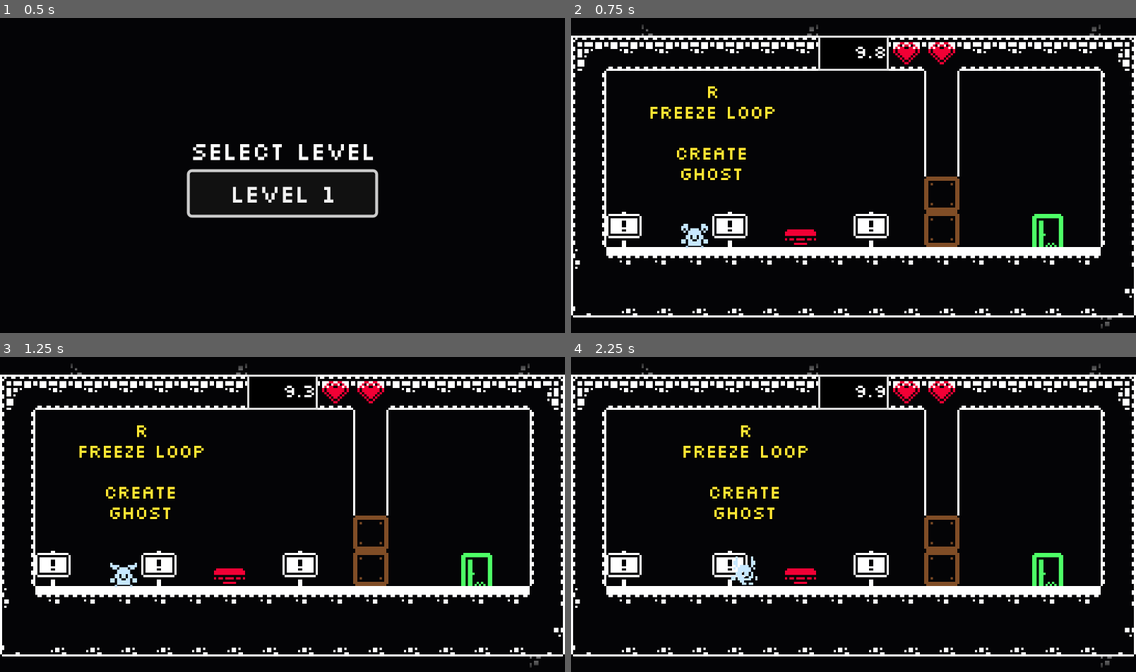
Above: before the commit, frames 1-4 (two rows, left to right).
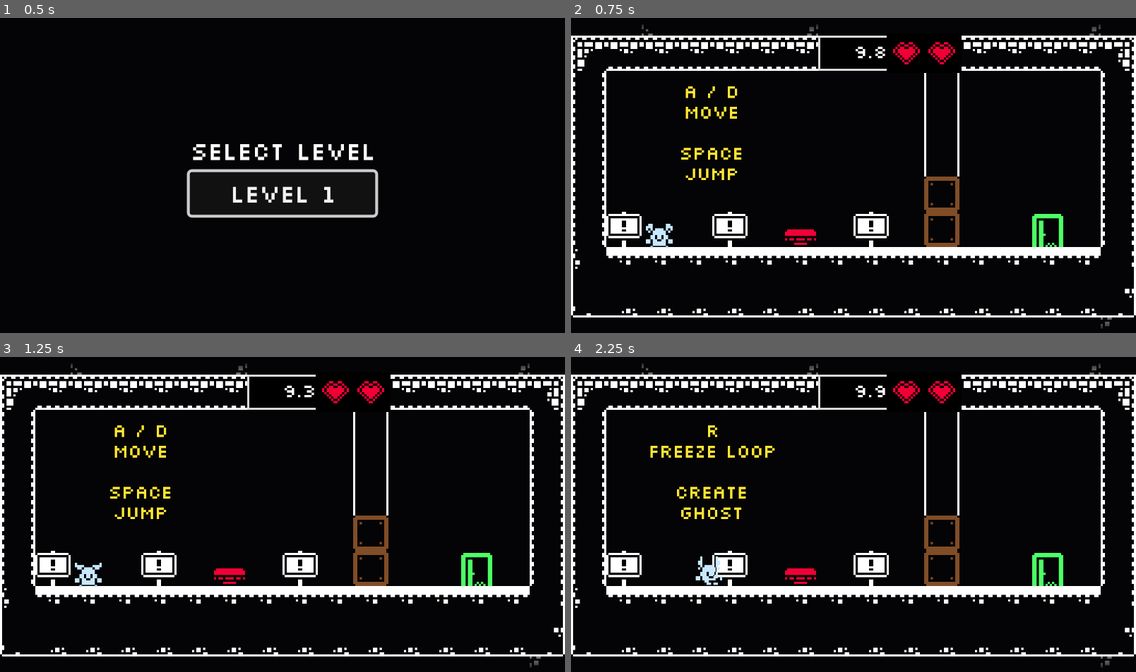
Above: after the commit, the same moments.

Repository: moellh/gmtk-game-jam-2026
Game: Godot game, scene res://src/level_select.tscn
The game is run twice, just before and just after one commit, with the same random seed, the same clock (stepped at 60 frames per second) and the same inputs.
Inputs:
- Up to frame 1 (0.5 s): no input
- Up to frame 2 (0.75 s): click "Level 1" at 0.5 s
- Up to frame 3 (1.25 s): no input
- Up to frame 4 (2.25 s): hold Right (move_right) from 1.28 s (still down); tap C (clear) at 1.35, 2.1 s; tap Space (jump) at 1.52 s

Frame 1 is identical in both runs. In frame 2, 2.0% of the frame differs, in the area x 13-70%, y 5-74%; in frame 3, 2.0%; in frame 4, 2.2%, in the area x 14-70%, y 5-73%.

Commit message:
replay: configure figure spawn order

Diff:
--- a/src/game.gd
+++ b/src/game.gd
@@ -2,7 +2,6 @@
 
 const ROUND_TIME := 10.0
 const TILE_SIZE := 16.0
-const INITIAL_ATTEMPT_SPAWN_OFFSET := Vector2(TILE_SIZE, 0.0)
 
 const HEART_TEXTURE := preload("res://assets/monochrome_tilemap_transparent.png")
 const HEART_ATLAS_COORDS := [
@@ -21,6 +20,7 @@
 
 @export var next_level: PackedScene
 @export_range(1, 10, 1) var max_figures := 2
+@export var figure_spawn_offsets: Array[Vector2] = []
 
 @onready var player: CharacterBody2D = $Player
 @onready var world_camera: Camera2D = $WorldCamera
@@ -125,9 +125,9 @@
 func remaining_figures() -> int:
 	return maxi(max_figures - finished_figures, 0)
 
-func live_attempt_spawn_offset(completed_recordings: int) -> Vector2:
-	if completed_recordings == 0:
-		return INITIAL_ATTEMPT_SPAWN_OFFSET
+func live_attempt_spawn_offset(completed_figures: int) -> Vector2:
+	if completed_figures < figure_spawn_offsets.size():
+		return figure_spawn_offsets[completed_figures]
 	return Vector2.ZERO
 
 func build_life_hearts() -> void:
@@ -145,12 +145,26 @@
 		frames.add_frame(HEART_ANIMATION, texture)
 
 	for index in max_figures:
+		var slot := Node2D.new()
+		slot.position = Vector2(index * TILE_SIZE, 0.0)
+		life_hearts.add_child(slot)
+
+		var background := Polygon2D.new()
+		background.polygon = PackedVector2Array([
+			Vector2(-9.0, -9.0),
+			Vector2(9.0, -9.0),
+			Vector2(9.0, 9.0),
+			Vector2(-9.0, 9.0),
+		])
+		background.color = Color.BLACK
+		slot.add_child(background)
+
 		var heart := AnimatedSprite2D.new()
 		heart.sprite_frames = frames
-		heart.position = Vector2(index * TILE_SIZE, 0.0)
 		heart.modulate = HEART_COLOR
+		heart.z_index = 1
 		heart.play(HEART_ANIMATION)
-		life_hearts.add_child(heart)
+		slot.add_child(heart)
 		life_heart_icons.append(heart)
 
 func update_life_hearts() -> void:
--- a/src/level.tscn
+++ b/src/level.tscn
@@ -834,6 +834,7 @@
 texture_filter = 1
 script = ExtResource("3_game")
 max_figures = 2
+figure_spawn_offsets = Array[Vector2]([Vector2(0, 0), Vector2(16, 0)])
 
 [node name="OutsideFill" type="Node2D" parent="."]
 z_index = -10
